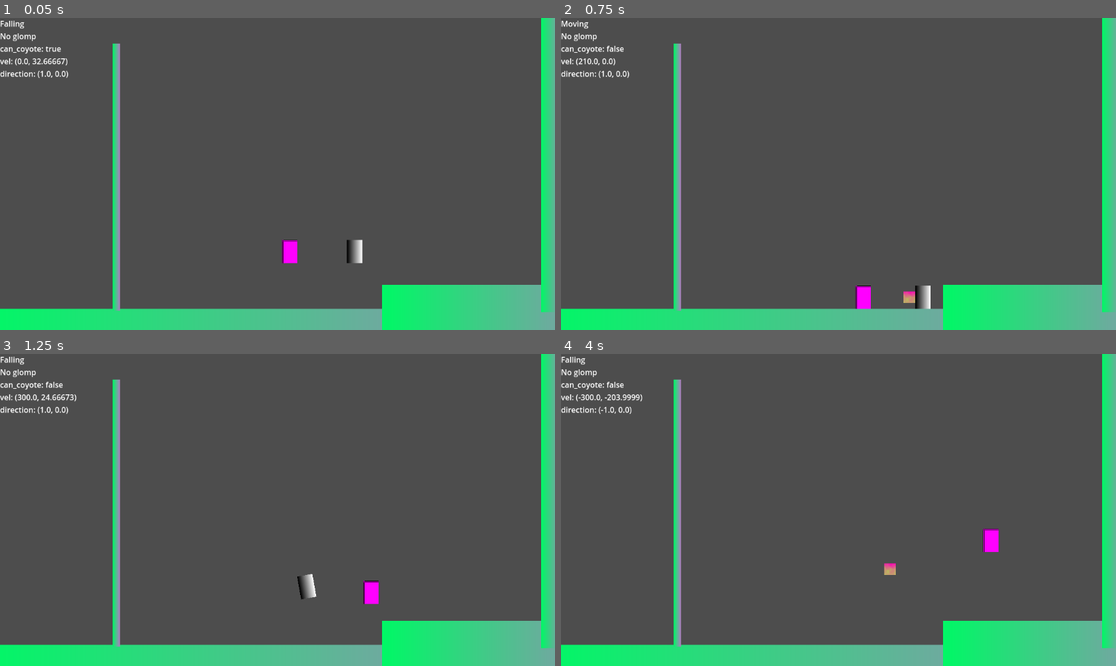
Above: before the commit, frames 1-4 (two rows, left to right).
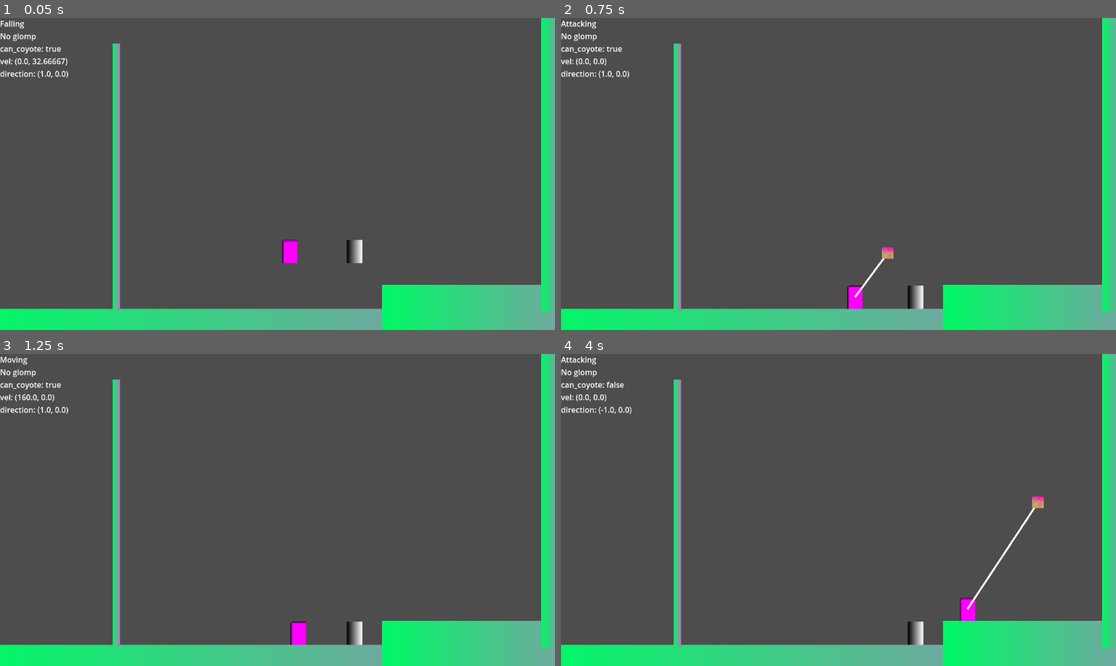
Above: after the commit, the same moments.

Repository: b3e3e3/ultimate-glomp
Game: Godot game, scene res://sandbox.tscn
The game is run twice, just before and just after one commit, with the same random seed, the same clock (stepped at 60 frames per second) and the same inputs.
Inputs (mouse positions are in pixels of both pictures, inside the frame that each line leads up to):
- Up to frame 1 (0.05 s): no input
- Up to frame 2 (0.75 s): tap Enter at 0.5 s; move the mouse to (960, 158) at 0.52 s; hold D (move_right) from 0.53 s (still down); click (960, 158) at 0.6 s
- Up to frame 3 (1.25 s): keep holding D (move_right); tap Space (jump) at 0.77, 0.8, 1.07 s
- Up to frame 4 (4 s): move the mouse to (727, 525) at 1.27 s; release D (move_right) at 1.28 s; hold S (move_down) 1.28-2.03 s; tap Space (jump) at 1.35, 1.52, 1.82, 2.3, 3.02, 3.32, 3.77, 3.8 s; click (727, 525) at 1.55 s; move the mouse to (894, 441) at 2.02 s; hold D (move_right) 2.03-2.78 s; click (894, 441) at 2.1 s; move the mouse to (810, 572) at 2.77 s; hold W (move_up) 2.78-3.53 s; tap Enter at 2.85 s; click (810, 572) at 3.05 s; move the mouse to (1005, 556) at 3.52 s; hold A (move_left) from 3.53 s (still down); tap Keypad Enter at 3.6 s; click (1005, 556) at 3.67 s

Frame 1 is identical in both runs. In frame 2, 0.9% of the frame differs, in the area x 0-67%, y 0-94%; in frame 3, 1.0%; in frame 4, 1.1%, in the area x 0-87%, y 0-94%.

Commit message:
cleanup & balancign

Diff:
--- a/character/character.gd
+++ b/character/character.gd
@@ -36,15 +36,15 @@
 	if not is_on_floor():
 		velocity += get_gravity() * delta
 
-func move(dir: float, speed: float = SPEED, accel: float = ACCEL_SPEED) -> void:
+func move(dir: float, speed: float = SPEED, accel: float = ACCEL_SPEED, decel: float = DECEL_SPEED) -> void:
 	var delta := accel
 	var target := dir * speed
 
 	if not dir and velocity.x:
 		target = 0
-		delta = DECEL_SPEED
-	elif sign(dir) != sign(velocity.x):
-		delta = DECEL_SPEED
+		delta = decel
+	# elif sign(dir) != sign(velocity.x):
+	# 	delta = decel
 
 	velocity.x = move_toward(velocity.x, target, delta)
 
@@ -68,3 +68,12 @@
 
 func get_speed() -> float:
 	return SPEED
+
+func get_decel_speed() -> float:
+	return DECEL_SPEED
+
+func get_accel_speed() -> float:
+	return ACCEL_SPEED
+
+func get_jump_force() -> Vector2:
+	return JUMP_VELOCITY
--- a/character/enemy/enemy.gd
+++ b/character/enemy/enemy.gd
@@ -9,7 +9,7 @@
 	set_collision_mask_value(7, true) # enable projectile layer
 
 func get_thrown(by: Character):
-	print("whee!!")
+	# print("whee!!")
 	process_mode = PROCESS_MODE_INHERIT
 
 	reparent(by.get_parent())
@@ -20,13 +20,13 @@
 	thrown.emit(by)
 
 func get_hit(by: Node2D):
-	print("Hit by projectile")
+	# print("Hit by projectile")
 
 	queue_free()
 	hit.emit(by)
 
 func get_glomped(by: Character):
-	print("Glomped by " + by.name)
+	# print("Glomped by " + by.name)
 
 	reparent(by)
 	collision_shape.reparent(by)
--- a/character/player/player.gd
+++ b/character/player/player.gd
@@ -2,6 +2,9 @@
 
 signal glomped(body: PhysicsBody2D)
 signal unglomped(body: PhysicsBody2D)
+
+signal attack_started
+signal attack_finished
 
 @onready var glomp_area: Area2D = $GlompArea
 @onready var climb_area: Area2D = $ClimbArea
@@ -27,13 +30,17 @@
 func get_glomped_bodies() -> Array[Node2D]:
 	return glomp_area.get_overlapping_bodies()
 
-func attack():
+func attack(aim_direction: Vector2 = self.direction):
 	if is_attacking: return
 
-	$ProjectileSpawner.spawn_projectile(direction)
+	$ProjectileSpawner.spawn_projectile(aim_direction)
+
+	attack_started.emit()
 	is_attacking = true
+
 	$ProjectileSpawner.projectile_finished.connect((func(_p):
 		is_attacking = false
+		attack_finished.emit()
 	), CONNECT_ONE_SHOT)
 
 func glomp_on(body: PhysicsBody2D) -> void:
--- a/character/player/player_weapon_projectile.tscn
+++ b/character/player/player_weapon_projectile.tscn
@@ -24,6 +24,10 @@
 script = ExtResource("1_1iiy4")
 metadata/_custom_type_script = "uid://b0ij04hfb1hg4"
 
+[node name="Line2D" type="Line2D" parent="."]
+points = PackedVector2Array(0, 0, 0, 0)
+width = 4.0
+
 [node name="Sprite2D" type="Sprite2D" parent="."]
 texture = SubResource("NoiseTexture2D_m0lmd")
 
--- a/character/player/state/_player_state.gd
+++ b/character/player/state/_player_state.gd
@@ -70,3 +70,8 @@
 				and character.velocity.length() == 0
 
 	return false
+
+func get_directional_acceleration(movement: float) -> float:
+	if sign(movement) != sign(character.velocity.x):
+		return character.get_decel_speed()
+	return character.get_accel_speed()
--- a/character/player/state/attacking.gd
+++ b/character/player/state/attacking.gd
@@ -1,5 +1,21 @@
 class_name PlayerAttackingState extends PlayerState
 
-func on_enter(previous_state: State, _data := {}) -> void:
-	player.attack()
-	goto(previous_state)
+@onready var falling_state: State = $"../Falling"
+
+func on_enter(previous_state: State, data := {}) -> void:
+	if data.get(&'just_climbed', false):
+		goto(previous_state)
+	else:
+		player.attack_finished.connect((func():
+			goto(previous_state)
+		), CONNECT_ONE_SHOT)
+
+	player.attack(controller.get_aim_direction())
+
+func on_physics_update(delta: float) -> void:
+	super.on_physics_update(delta)
+
+	if character.is_on_floor():
+		character.move(0.0)
+	else:
+		character.move(0.0, falling_state.air_move_speed, falling_state.air_accel_speed, falling_state.air_decel_speed)
--- a/character/player/state/climbing.gd
+++ b/character/player/state/climbing.gd
@@ -1,31 +1,25 @@
 class_name PlayerClimbingState extends PlayerState
 
 @onready var jumping_state: State = $"../Jumping"
+@onready var attacking_state: State = $"../Attacking"
 
 # var _old_jump_force: Vector2
 @export var jump_off_force = Vector2(0, -300)
 
 var side_swap_hold_time := 0.2
 
-func on_enter(_previous_state: State, data := {}) -> void:
+func on_enter(_previous_state: State, _data := {}) -> void:
 	character.gravity_enabled = false
 	character.velocity = Vector2.ZERO
-	character.collision_shape.disabled = true
+	# character.collision_shape.disabled = true
 # 	_old_jump_force = data.get(&'jump_force') if data.has(&'jump_force') else player.JUMP_VELOCITY
 
 func on_physics_update(_delta: float) -> void:
-	var hor := controller.get_horizontal_input()
-
 	var bodies := player.get_climbable_bodies_in_proximity()
 	var climb_body := bodies[0] if not bodies.is_empty() else null
 
-	# check for climbing up/down
-	if check_for_moving_vertical() or character.velocity.y != 0:
-		var ver := controller.get_vertical_input()
-		character.vertical_move(ver, 200 if ver > 0 else 150)
-
 	# climb side swapping
-	elif await check_for_swapping(side_swap_hold_time) and climb_body and climb_body.is_in_group(&"ClimbSwappable"):
+	if await check_for_swapping(side_swap_hold_time) and climb_body and climb_body.is_in_group(&"ClimbSwappable"):
 		character.global_position.x += character.direction.x * 48
 		character.direction.x *= -1
 
@@ -33,15 +27,28 @@
 	elif check_for_jumping():
 		goto(jumping_state, {
 			&'jump_force': jump_off_force + Vector2(character.direction.x * (-character.get_speed() * 1.7), 0),
-			&'coyote_time': 0.7,
 			&'just_jumped': false,
-			# &'jumps': 1,
+			&'just_climbed': true,
+			&'air_accel_speed': character.get_accel_speed(),
+			&'air_decel_speed': character.get_decel_speed(),
+			&'jumps': 1,
+			# &'coyote_time': 0.7,
 		})
+
+	elif check_for_attacking():
+		goto(attacking_state, {
+			&'just_climbed': true,
+		})
+
+	elif check_for_moving_vertical() or character.velocity.y != 0:
+		var ver := controller.get_vertical_input() if not player.is_attacking else 0.0
+		character.vertical_move(ver, 200 if ver > 0 else 150)
 
 	# super.on_physics_update(_delta)
 
 func on_exit() -> void:
 	character.gravity_enabled = true
+
 	get_tree().create_timer(0.3).timeout.connect(func():
 		character.collision_shape.disabled= false
 	, CONNECT_ONE_SHOT)
--- a/character/player/state/falling.gd
+++ b/character/player/state/falling.gd
@@ -9,12 +9,16 @@
 
 @export var air_move_speed: float = 300.0
 @export var air_accel_speed: float = 15.0
+@export var air_decel_speed: float = 3.0
 @export var coyote_time: float = 0.2
 
 var _speed: float
 var _accel: float
+var _decel: float
 
 var can_coyote: bool = true
+
+var climb_hopping: bool = false
 
 var jumps: int = 0
 
@@ -22,21 +26,29 @@
 func on_enter(_previous_state: State, data := {}) -> void:
 	character.gravity_enabled = true
 	character.move_enabled = true
+	print('Just jumped? ', data.get(&'just_jumped', false))
+	can_coyote = not data.get(&'just_jumped') if data.has(&'just_jumped') else true
+	climb_hopping = data.get(&'just_climbed', false)
 
-	can_coyote = not data.get(&'just_jumped') if data.has(&'just_jumped') else true
+	jumps = data.get(&'jumps', 0)
 
-	jumps = data.get(&'jumps') if data.has(&'jumps') else 0
+	_speed = data.get(&"air_move_speed", air_move_speed)
+	_accel = data.get(&"air_accel_speed", air_accel_speed)
+	_decel = data.get(&"air_decel_speed", air_decel_speed)
 
-	_speed = data.get(&"air_move_speed") if data.has(&"air_move_speed") else air_move_speed
-	_accel = data.get(&"air_accel_speed") if data.has(&"air_accel_speed") else air_accel_speed
+	# print(_speed, ' ', _accel, ' ', _decel)
 
-	if can_coyote:
-		# disable coyote timer after <coyote_time> seconds
-		var ct: float = data.get(&'coyote_time') if data.has(&'coyote_time') else coyote_time
-		get_tree().create_timer(ct).timeout.connect(func():
-			print("Can't coyote anymore")
-			can_coyote = false
-		, CONNECT_ONE_SHOT)
+	# TODO: this doesnt work. opting for double jumps instead
+	# if can_coyote:
+	# 	# disable coyote timer after <coyote_time> seconds
+	# 	var ct: float = data.get(&'coyote_time', coyote_time)
+
+	# 	get_tree().create_timer(ct).timeout.connect(func():
+	# 		# prevent this timer from firing if the player lands before the timer expires
+	# 		# TODO: still doesnt work. try climbing, jumping up the pole a bunch, and then trying to double jump
+	# 		if not character.is_on_floor() or not character.is_on_wall():
+	# 			can_coyote = false
+	# 	, CONNECT_ONE_SHOT)
 
 func on_physics_update(_delta: float) -> void:
 	var hor := controller.get_horizontal_input()
@@ -49,15 +61,17 @@
 		goto(climbing_state)
 
 	elif controller.get_jump_input() and can_coyote:
-			print('Coyote jump!')
+			# print('Coyote jump!')
 			goto(jumping_state)
 	elif controller.get_jump_input() and jumps > 0:
-			print('(n)ble jump!')
+			# print('(n)ble jump!')
 			goto(jumping_state)
 
 	elif check_for_throwing():
 		goto(throwing_state)
 	elif check_for_moving_horizontal():
-		character.move(hor, _speed, _accel)
+		# character.move(hor, _speed, _accel, _decel)
+		var accel := _accel if not climb_hopping else get_directional_acceleration(hor)
+		player.move(hor, character.get_speed(), accel, _decel)
 
 	super.on_physics_update(_delta)
--- a/character/player/state/glomping.gd
+++ b/character/player/state/glomping.gd
@@ -7,7 +7,7 @@
 
 
 func on_enter(_previous_state: State, _data := {}) -> void:
-	print("Glomp state, has glomped body?", player.glomped_body)
+	# print("Glomp state, has glomped body?", player.glomped_body)
 	if player.glomped_body == null:
 		var bodies := player.get_glomped_bodies()
 
--- a/character/player/state/jumping.gd
+++ b/character/player/state/jumping.gd
@@ -9,12 +9,8 @@
 	if not data.has(&'just_jumped'):
 		data.set(&'just_jumped', true)
 
-	if data.has(&"jump_force"):
-		var force: Vector2 = data.get(&'jump_force')
-		print("Found jump force of ", force)
-		character.jump(force)
-	else:
-		character.jump()
+	var force: Vector2 = data.get(&'jump_force', character.get_jump_force())
 
+	character.jump(force)
 
 	goto(falling_state, data)
--- a/character/player/state/moving.gd
+++ b/character/player/state/moving.gd
@@ -24,7 +24,7 @@
 	elif check_for_glomping():
 		goto(glomping_state)
 	elif check_for_moving_horizontal():
-		player.move(movement)
+		player.move(movement, character.get_speed(), get_directional_acceleration(movement))
 	else:
 		goto(idle_state)
 
--- a/player_controller.gd
+++ b/player_controller.gd
@@ -4,7 +4,7 @@
 
 func _ready():
 	if character == null:
-		print("Controller found Player")
+		push_warning("Controller character is null, finding Player")
 		character = get_node(^"../Player")
 
 func control_direction():
@@ -29,3 +29,6 @@
 
 func get_attack_input() -> bool:
 	return Input.is_action_just_pressed(&"attack")
+
+func get_aim_direction() -> Vector2:
+	return character.global_position.direction_to(character.get_global_mouse_position())
--- a/projectile/attached_projectile.gd
+++ b/projectile/attached_projectile.gd
@@ -1,17 +1,27 @@
 class_name AttachedProjectile extends Projectile
 
 var retracting: bool = false
+
+@onready var line: Line2D = $Line2D
+
 
 func get_spin_speed() -> float:
 	return 0.0
 
 func on_hit_finished() -> void:
-	# target_direction = global_position.direction_to(launched_from)
 	retracting = true
-
 	$CollisionShape2D.set_deferred(&"disabled", true)
 
+
+func _ready() -> void:
+	super._ready()
+	await get_tree().create_timer(0.25).timeout
+	if not retracting:
+		on_hit_finished()
+
 func _physics_process(delta: float) -> void:
+	line.points[1] = launched_by.global_position - global_position
+
 	super._physics_process(delta)
 	if retracting:
 		target_direction = global_position.direction_to(launched_by.global_position)
--- a/projectile/projectile.gd
+++ b/projectile/projectile.gd
@@ -38,7 +38,6 @@
 
 	if not _direction.is_equal_approx(target_direction):
 		_direction = _direction.slerp(target_direction, delta * 50)
-		print(_direction)
 		linear_velocity = _direction * speed
 
 func _on_body_entered(body: Node) -> void:
--- a/projectile/projectile_spawner.gd
+++ b/projectile/projectile_spawner.gd
@@ -20,12 +20,10 @@
 	return projectile
 
 func _on_thrown(by: Character) -> void:
-	print("On thrown")
 	spawn_projectile(by.direction)
 
 func _on_hit(by: Node2D) -> void:
 	(func():
-		print("On hit")
 		if by is Projectile:
 			by = by as Projectile
 			var p := spawn_projectile(-by.target_direction)
--- a/sandbox.tscn
+++ b/sandbox.tscn
@@ -33,7 +33,7 @@
 height = 667
 
 [sub_resource type="RectangleShape2D" id="RectangleShape2D_rvmsc"]
-size = Vector2(15, 555)
+size = Vector2(7.75, 502)
 
 [sub_resource type="GradientTexture2D" id="GradientTexture2D_p7lbm"]
 gradient = SubResource("Gradient_cojph")
@@ -85,7 +85,7 @@
 metadata/_edit_group_ = true
 
 [node name="CollisionShape2D" type="CollisionShape2D" parent="Pole"]
-position = Vector2(881.25, -273.5)
+position = Vector2(884.875, -247)
 shape = SubResource("RectangleShape2D_rvmsc")
 
 [node name="Sprite2D" type="Sprite2D" parent="Pole"]
